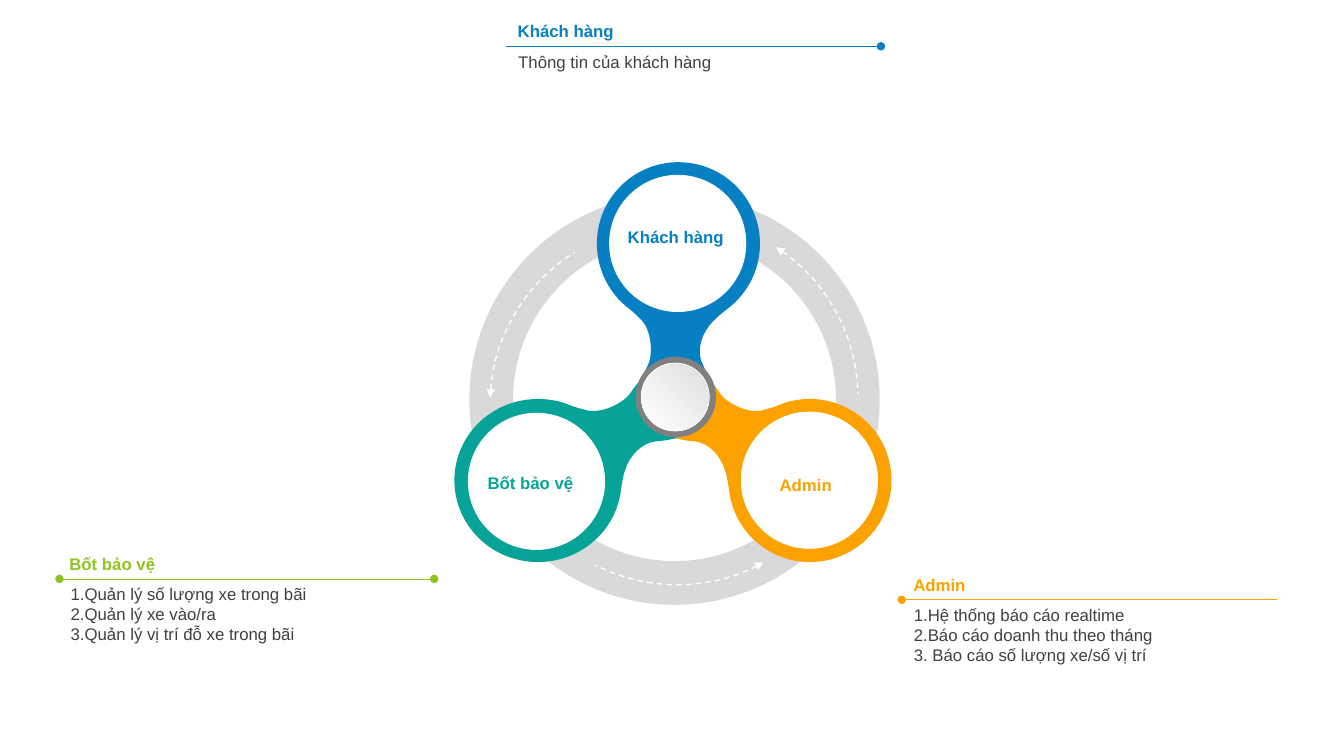
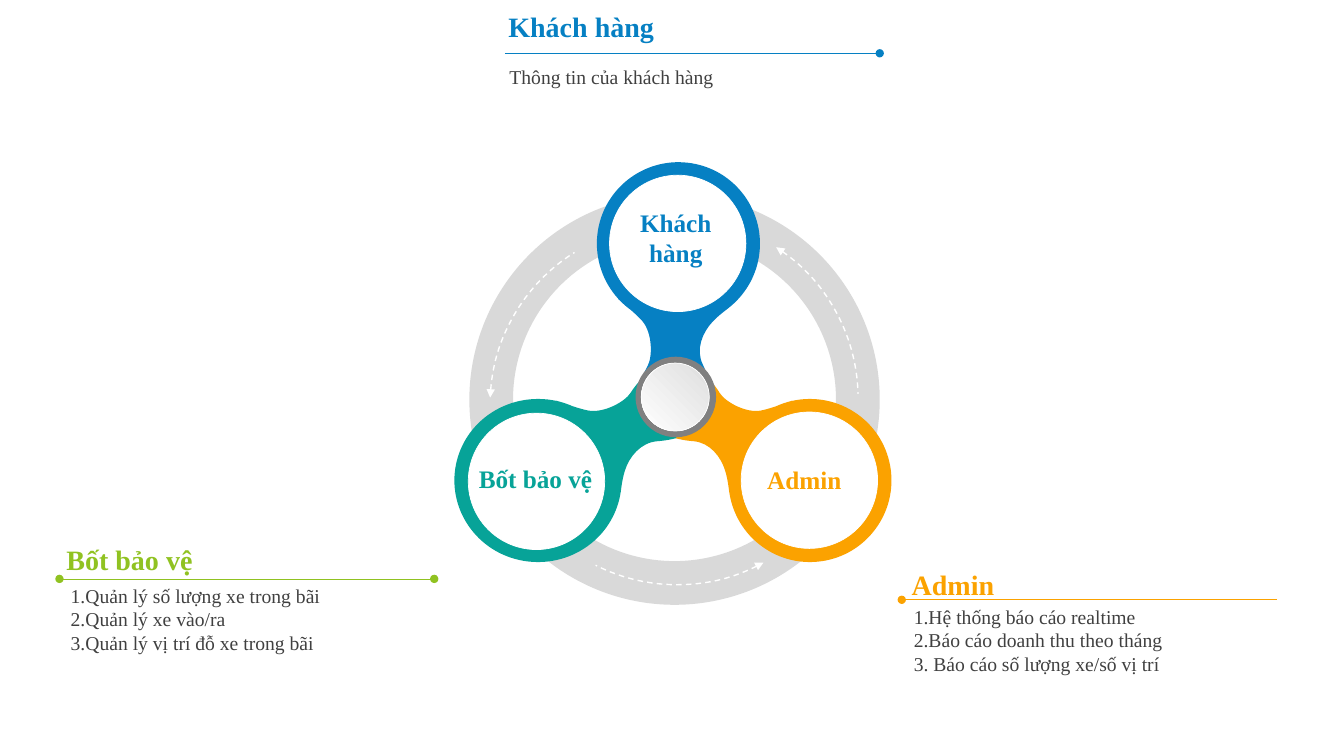
Before and after one commit to VuHuyNhatMinh/smart-parking-lot, a slide deck: slide 9 of hệ thống quản lý bãi đỗ xe ô tô.pptx. Drawn at 1344x756 pixels with LibreOffice and Linux fonts; fonts in the diff are those of the drawing. Boxes give left, top, right and bottom in pixels: in the first picture for what was removed or moved away, otherwise in the second. Text is boxed around its words. In the diff, an @@ line names an element or a change of style, - is before the commit and + after.

```diff
--- a/hệ thống quản lý bãi đỗ xe ô tô.pptx
+++ b/hệ thống quản lý bãi đỗ xe ô tô.pptx
@@ size 12 to 20 pt, font Arial to Times New Roman in 3 elements at box(912, 575, 995, 600), box(66, 549, 192, 575), box(508, 17, 654, 43) @@
@@ text "Khách hàng": place and size @@
-text "Khách hàng" at box(518, 24, 614, 41)
+text "Khách hàng" at box(508, 17, 654, 43)
@@ arrow moved from (506, 46) - (881, 46) to (505, 53) - (880, 53) @@
@@ size 12 to 14 pt, font Arial to Times New Roman in 3 elements at box(71, 589, 320, 655), box(914, 610, 1163, 675), box(509, 70, 713, 89) @@
@@ text "Thông tin của khách hàng": place and size @@
-text "Thông tin của khách hàng" at box(518, 55, 711, 72)
+text "Thông tin của khách hàng" at box(509, 70, 713, 89)
@@ size 12 to 18 pt, font Arial to Times New Roman in 3 elements at box(767, 471, 841, 490), box(479, 469, 592, 493), box(640, 214, 711, 268) @@
@@ text "Khách hàng": place and size @@
-text "Khách hàng" at box(628, 230, 724, 247)
+text "Khách hàng" at box(640, 214, 711, 268)
@@ text "Bốt bảo vệ": place and size @@
-text "Bốt bảo vệ" at box(488, 476, 574, 492)
+text "Bốt bảo vệ" at box(479, 469, 592, 493)
@@ text "Admin": place and size @@
-text "Admin" at box(780, 479, 832, 491)
+text "Admin" at box(767, 471, 841, 490)
@@ text "Bốt bảo vệ": place and size @@
-text "Bốt bảo vệ" at box(69, 557, 155, 573)
+text "Bốt bảo vệ" at box(66, 549, 192, 575)
```
Also in this commit, not shown: 3 other slides changed.
